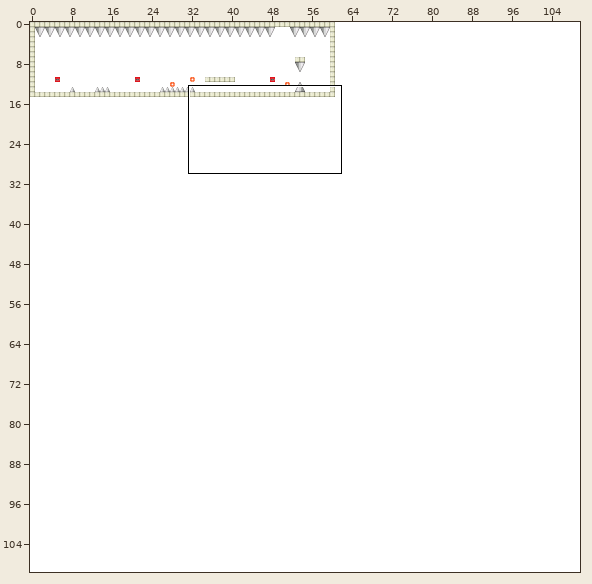
Tiled map: android/assets/gamemap.tmx. The first picture is a wide view before the edit; the outline marks the close-up.
Close-up. First the earlier version:
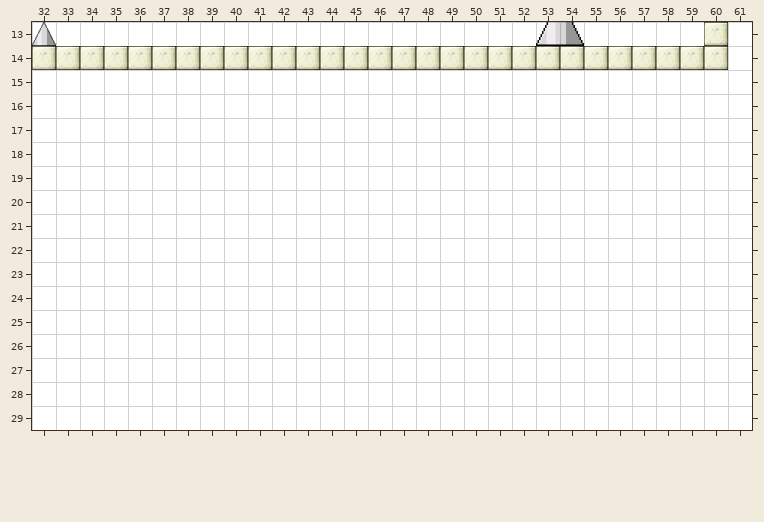
Cells are 64x64 px. Shown: x 32..61, y 13..29.
The same view after the edit:
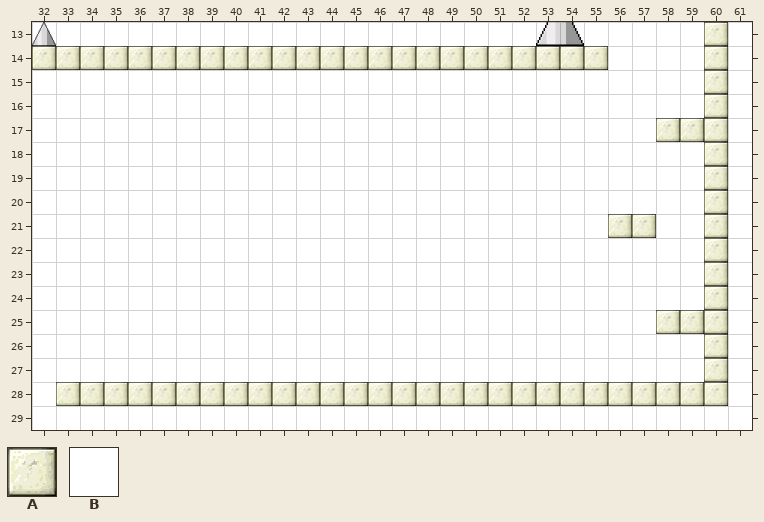
Key: from "tileset": A 0, B 30.
_ is an empty cell.
The edit:
Layer "graphics":
y 14: x 56..59 AAAA -> ____
y 15: x 60 _ -> A
y 16: x 60 B -> A
y 17: x 58..60 BBB -> AAA
y 18..20: x 60 B -> A
y 21: x 56..57 BB -> AA; x 60 B -> A
y 22..24: x 60 B -> A
y 25: x 58..60 BBB -> AAA
y 26..27: x 60 B -> A
y 28: x 33..60 BBBBBBBBBBBBBBBBBBBBBBBBBBBB -> AAAAAAAAAAAAAAAAAAAAAAAAAAAA
